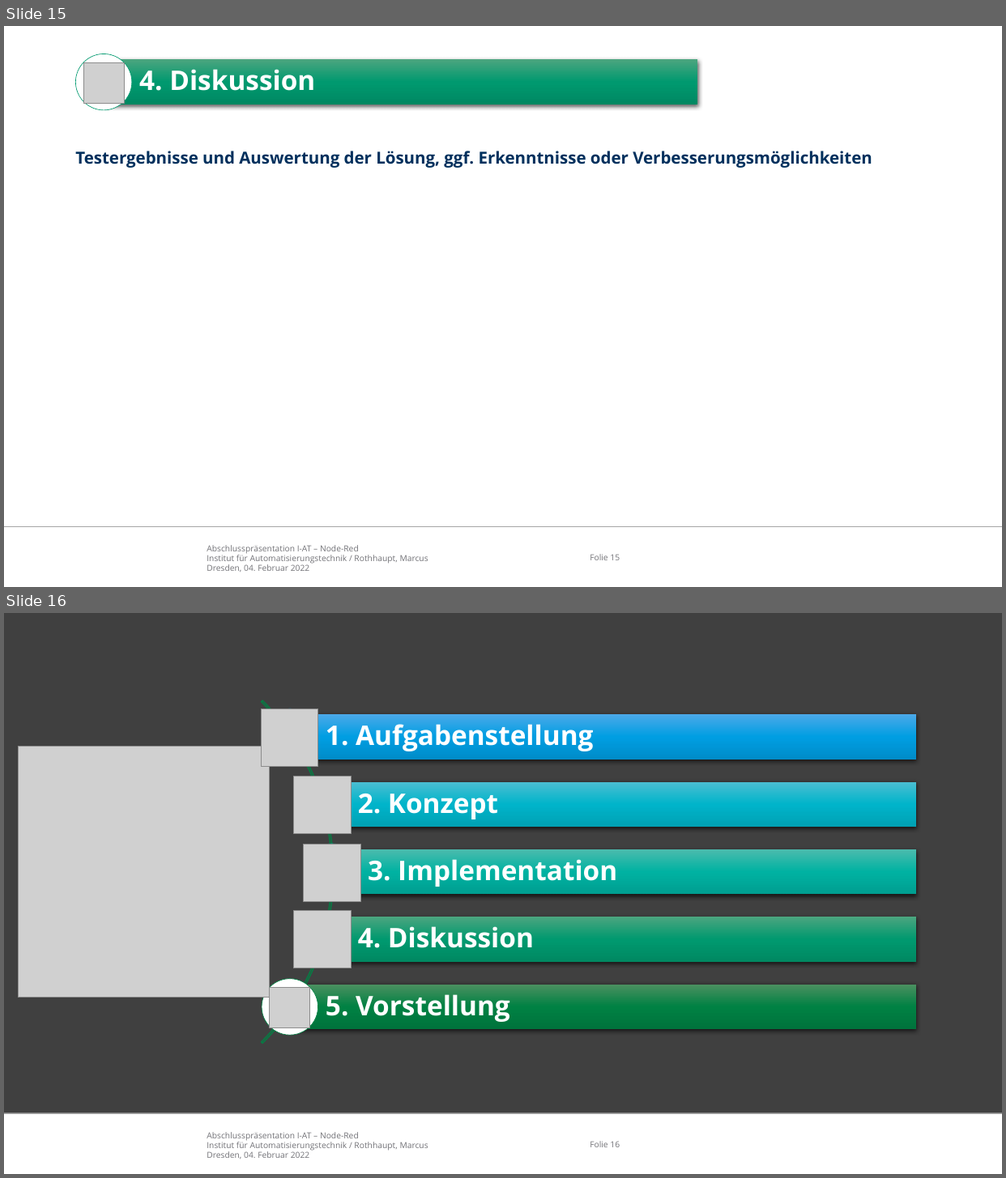
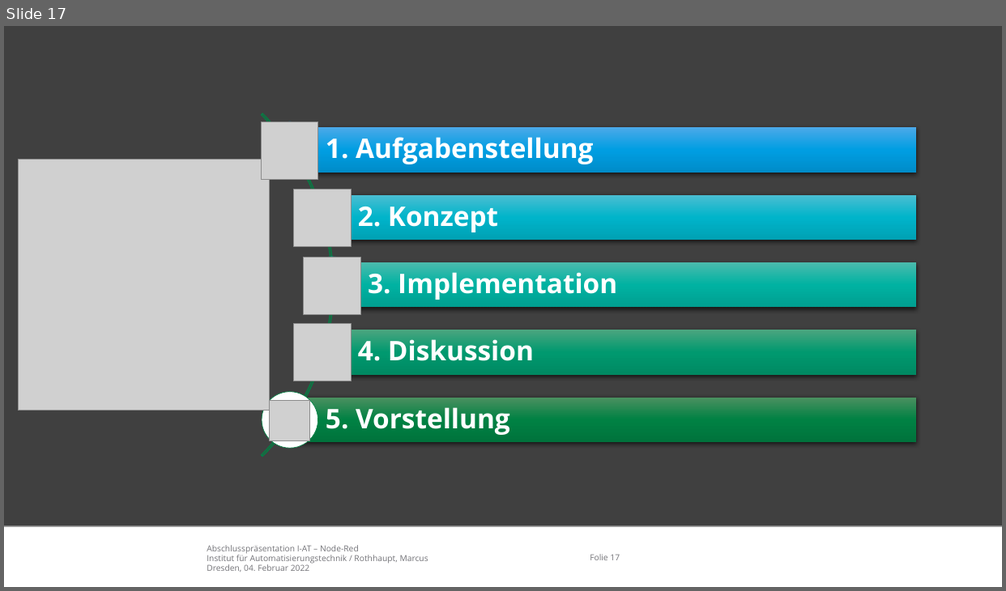
Before and after one commit to appist-dev/agteletud-node-red, a slide deck: docs/presentation/Abschlusspräsentation Node-Red.pptx. Shown one above the other, each under a label of ours: slides 15 and 16 before the commit, slide 17 after it. The pictures are 1006x1178 and 1006x591 pixels, drawn with LibreOffice and Linux fonts; fonts in the diff are those of the drawing; grey boxes stand for pictures; background and template pictures are left out. Boxes give left, top, right and bottom in pixels: in the first picture for what was removed or moved away, otherwise in the second. Text is boxed around its words. In the diff, an @@ line names an element or a change of style, - is before the commit and + after.

```diff
--- a/docs/presentation/Abschlusspräsentation Node-Red.pptx
+++ b/docs/presentation/Abschlusspräsentation Node-Red.pptx
@@ slide 15 removed at [4,26,1002,587], background #FFFFFF; not listed: 3 template elements that a slide beside it also shows @@
@@ ellipse removed at [76,54,132,110] @@
@@ picture removed at [83,62,124,103] @@
@@ rectangle removed at [104,60,698,105] @@
@@ text removed at [139,69,315,91] @@
-4. Diskussion
@@ text removed at [75,151,872,168] @@
-Testergebnisse und Auswertung der Lösung, ggf. Erkenntnisse oder Verbesserungsmöglichkeiten
@@ what was slide 16 is now slide 17 @@
@@ page number at [590,554,620,561]: text changed @@
-Folie 16
+Folie 17
```
Also in this commit, not shown: 8 slides changed, 2 slides added, 1 other file.
